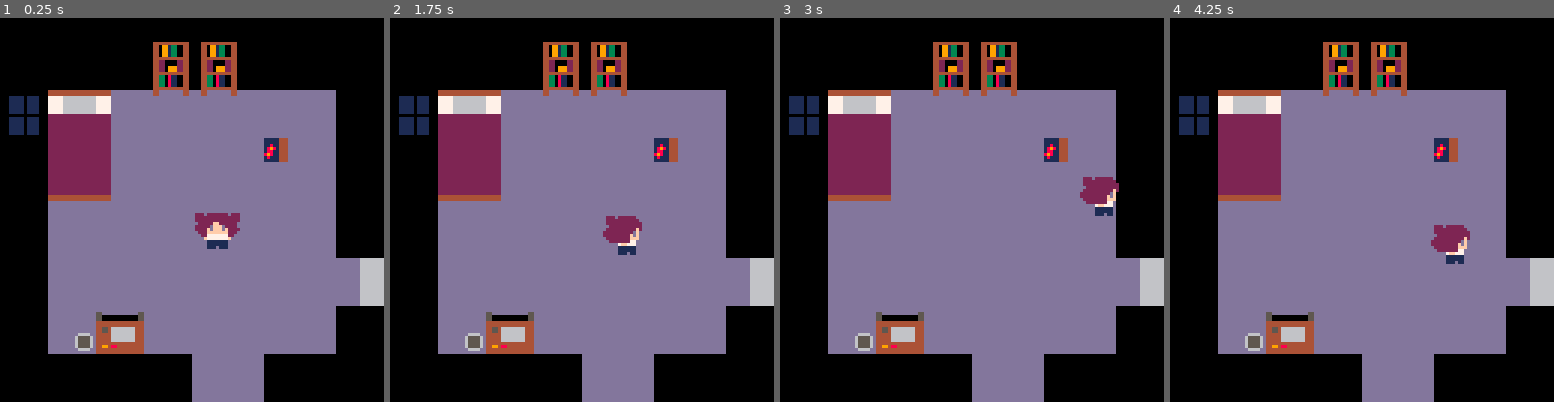
Above: before the commit, frames 1-4 (left to right).
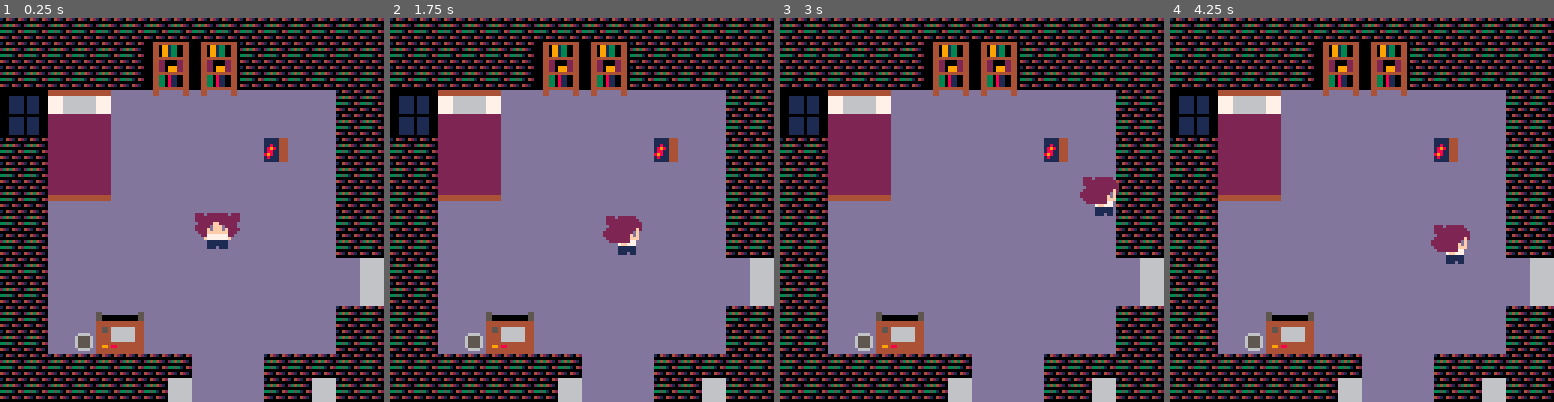
Above: after the commit, the same moments.

Repository: unyielding-snow/Texas-Game-Jam-2026
Game: PICO-8 cartridge main_scene.p8
Same seed, same stepped clock (60 frames per second), same inputs: the game is played once before the commit and once after it.
Inputs:
- Up to frame 1 (0.25 s): no input
- Up to frame 2 (1.75 s): tap O (Z key) at 0.7, 1.7 s; hold Right from 1.6 s (still down)
- Up to frame 3 (3 s): release Right at 2.1 s; tap O (Z key) at 2.1, 2.5, 2.9 s; hold Up 2.15-2.42 s; hold Right from 2.47 s (still down)
- Up to frame 4 (4.25 s): release Right at 3.03 s; hold Left 3.08-3.58 s; tap O (Z key) at 3.3, 3.7, 4.1 s; hold Down 3.63-3.97 s; hold Right from 4.02 s (still down)

The runs differ from the first frame. In frame 1, 17% of the frame differs, in the area x 0-100%, y 0-100%; in frame 2, 17%; in frame 3, 17%; in frame 4, 17%.

Commit message:
Update main_scene.p8

Diff:
--- a/main_scene.p8
+++ b/main_scene.p8
@@ -369,77 +369,77 @@
 0000010101010100010100000000000004000301040101010101000000000000000001010101030103010000000000000000010100000400000000000000000000000000000000000000000000000000000000000000000000000000000000000000000000000000000000000000000000000000000000000000000000000000
 0000000000000000000100000001000000000001000000000000000000000000000000000000000000010000000000000000000000000000010000000000000004040000000000000000000000000000040400000000000000000000000000000000000000000000000000000000000000000001000000000000000000000000
 __map__
-00000000000000000000000000000000000000000a0a0a0a0a0a000000000000000a0a0a0a0202020202020a0a0a0a0a0a0a0a0a02020a02020a0a0a0a0a0a0a00000000000000000000000000000000000000000000000000000000000000000000000000000000000000000000000000000000000000000000000000000000
-00000000000000000000000000000000000000000000000000000000000000000a0a0a0a0a0a02020202020a0a0a0a0a0a0a0a0a0a0a0202020a020a0a0a0a0a00000000000000000000000000000000000000000000000000000000000000000000000000000000000000000000000000000000000000000000000000000000
-00000000000000000000000000000000000000000000000000000000000000000a0a0a0a0a0a02020202020a0a0a0a0a0a0a020a0a010101020202020101010a00000000000000000000000000000000000000000000000000000000000000000000000000000000000000000000000000000000000000000000000000000000
-00000000000000000200000000000000000000000000000000000000000000000a0a0a0a0a0a02020202020a0a0a0a0a0a0a0a0a0a010101020202010101010100000000000000000000000000000000000000000000000000000000000000000000000000000000000000000000000000000000000000000000000000000000
-00000000000002020200000000000000000000000000000000000000000000000a0a0a0a0a0a0202020202360a0a0a0a0a0a020101010101010101010101010100000000000000000000000000000000000000000000000000000000000000000000000000000000000000000000000000000000000000000000000000000000
-00000000000002000202000000000000000000000000000000000000000000000a0a0a0a0a0a02020202020a0a0a0a0a0a0a020101010101010101010101010100000000000000000000000000000000000000000000000000000000000000000000000000000000000000000000000000000000000000000000000000000000
-00000000000002020200000000000000000000000000000000000000000000000a0a0a0a0a0a02020202020a0a0a0a0a0a0a020101010101010101010101010200000000000000000000000000000000000000000000000000000000000000000000000000000000000000000000000000000000000000000000000000000000
-00000000000000020202000000000000000000000000000000000000000000000a0a0a0a0a0a02020202020a0a0a0a0a0a0a0a0101010101c0c101010101010a00000000000000000000000000000000000000000000000000000000000000000000000000000000000000000000000000000000000000000000000000000000
-00000000000002000002000000000000000000000000000000000000000000000a0a0a0a0a0a02020202020a0a0a0a0a0a0a0a0a01010101d0d101010101020a00000000000000000000000000000000000000000000000000000000000000000000000000000000000000000000000000000000000000000000000000000000
-00000000000000020000000000000000000000000000000000000000000000000a0a0a0a0a0a02020202020a0a0a0a0a0a020a0201010101010101010101020a00000000000000000000000000000000000000000000000000000000000000000000000000000000000000000000000000000000000000000000000000000000
-00000000000000020200000000000000000000000000000000000000000000000a0a0a0a0a0a0202020a0a0a0a0a0a0a0a020202020101010101010101010a0a00000000000000000000000000000000000000000000000000000000000000000000000000000000000000000000000000000000000000000000000000000000
-00000000000000000000000000000000000000000000000000000000000000000a0a0a0a0a0a0a0a0a0a0a0a0a0a0a0a0a020202020201010101010101020a0200000000000000000000000000000000000000000000000000000000000000000000000000000000000000000000000000000000000000000000000000000000
-00000000000000000000000000000000000000000000000000000000000000000a0a0a0a0a0a0a0a0a0a0a0a0a0a0a0a0a0a02020202010101010101010a020a00000000000000000000000000000000000000000000000000000000000000000000000000000000000000000000000000000000000000000000000000000000
-00000000000000000000000000000000000000000000000000000000000000000a0a0a0a0a0a0a0a0a0a0a0a0a0a0a0a0a0a020a02020201010101010202020200000000000000000000000000000000000000000000000000000000000000000000000000000000000000000000000000000000000000000000000000000000
-00000000000000000000000000000000000000000000000000000000000000000a0a0a0a0a0a0a0a0a0a0a0a0a0a0a0a0a0a0a020202020201010102020a020a00000000000000000000000000000000000000000000000000000000000000000000000000000000000000000000000000000000000000000000000000000000
-00000000000000000000000000000000000000000000000000000000000000000a0a0a0a0a0a0a0a0a0a0a0a0a0a0a0a0a0a020202020a020101010a0a0a0a0a00000000000000000000000000000000000000000000000000000000000000000000000000000000000000000000000000000000000000000000000000000000
-000000000000000000000000000000005d5d5d5d5d5d5d5da9a9a9a9a9a9a9a9a90000000000000000000000000000000a0a0a0202020a0201a601020a02020a00000000000000000000000000000000000000000000000000000000000000000000000000000000000000000000000000000000000000000000000000000000
-000000000000000000000000000000005d5d5d5d5d5d17181718a9a9a9a9a9a9a90000000000000000000000000000000a0a020202020202a60101020202020a00000000000000000000000000000000000000000000000000000000000000000000000000000000000000000000000000000000000000000000000000000000
-000000000000000000000000000000005d5d5d5d5d5d27282728a9a9a9a9a9a9000000000000000000000000000000000a0a0a020a0a02020101010a0a0a0a0a00000000000000000000000000000000000000000000000000000000000000000000000000000000000000000000000000000000000000000000000000000000
-000000000000000000000000000000000829040506013738373801010101a9a9000000000000000000000000000000000a0a0a0202020202a601010a020a0a0a00000000000000000000000000000000000000000000000000000000000000000000000000000000000000000000000000000000000000000000000000000000
-000000000000000000000000000000000919151516010101010101010101a9a9000000000000000000000000000000000a0a0a0a0202020201a60102020a0a0a00000000000000000000000000000000000000000000000000000000000000000000000000000000000000000000000000000000000000000000000000000000
-00000000000000000000000000000000a9a9151516010101010101360101a9a9a90000000000000000000000000000000a0a0a0a0a2e0202010101021d0a0a0a00000000000000000000000000000000000001010100000000000000000000000000000000000000000000000000000000000000000000000000000000000000
-00000000000000000000000000000000a9a9151516010101010101010101a9a9a90000000000000000000000000000000a0a0a0a0a2e3d020101010d1d0a0a0a00000000000000000000000000000000000101010101000000000000000000000000000000000000000000000000000000000000000000000000000000000000
-00000000000000000000000000000000a9a9252526010101010101010101a9a9a90000000000000000000000000000000a0a0a0a0a2e3d0201a6010d1d0a0a0a00000000000000000000000000000000000101100101000000000000000000000000000000000000000000000000000000000000000000000000000000000000
-000000000000000000000000000000a9a9a9010101010101010101010101a9a9a90000000000000000000000000000000a0a0a0a0a2e3d020101010d1d0a0a0a00000000000000000000000000002100000101010101000000000000000000000000000000000000000000000000000000000000000000000000000000000000
-00000000000000000000000000000000a9a9010101010101010101010101a9a9a90000000000000000000000000000000a0a0a0a0a2e3d0201a6010d1d200a0a00000000213030310031313030213100000001010100000000000000000000000000000000000000000000000000000000000000000000000000000000000000
-00000000000000000000000000000000a9a90101010101010101010101010124000000110000000000000000000000000a0a0a0a0a2e3d02a601010d1d0a2f3f00303031300000000000000000000000000000000000000000000000000000000000000000000000000000000000000000000000000000000000000000000000
-00000000000000000000000000000000a9a90101010101010101010101010124000000000000000000000000000000000a0a0a0a0a2e3d020101010d1d0a0a0a00000000000000000000000000000000000000000000000000000000000000000000000000000000000000000000000000000000000000000000000000000000
-00000000000000000000000000000000a9a9010112130101010101010101a9a9000000000000000000000000000000000a0a0a0a0a2e3d020196010d1d0a0a0a00000000000000000000000000000000000000000000000000000000000000000000000000000000000000000000000000000000000000000000000000000000
-000000000000000000000000000000a9a9a9011422230101010101010101a9a9000000000000000000000000000000000a0a0a0a0a2e3d020196010d1d0a0a0a00000000000000000000000000000000000000000000000000000000000000000000000000000000000000000000000000000000000000000000000000000000
-000000000000000000000000000000a9a9a9a9a9a9a9a9a9010101a9a9a9a9a9000000000000000000000000000000000a0a0a0a0a2e3d020101010d1d0a0a0a00000000000000000000000000000000000000000000000000000000000000000000000000000000000000000000000000000000000000000000000000000000
-000000000000000000000000000000a9a9a9a9a9a9a9a9a9010101a9a9a9a9a9000000000000000000000000f3f300000a0a0a0a0a2e3d020101010d1d0a0a0a00000000000000000000000000000000000000000000000000000000000000000000000000000000000000000000000000000000000000000000000000000000
-…(42 lines of a section not shown)…
+0000000000000000000000000000000000000000000000000000000000000000000000000000000000000000000a0a0a0a0a0a0a02020a02020a0a0a0a0a0a0a00000000000000000000000000000000000000000000000000000000000000000000000000000000000000000000000000000000000000000000000000000000
+0000000000000000000000000000000000000000000000000000000000000000000000000000000000000000000a0a0a0a0a0a0a0a0a0202020a020a0a0a0a0a00000000000000000000000000000000000000000000000000000000000000000000000000000000000000000000000000000000000000000000000000000000
+0000000000000000000000000000000000000000000000000000000000000000000000000000000000000000000a0a0a0a0a020a0a010101020202020101010a00000000000000000000000000000000000000000000000000000000000000000000000000000000000000000000000000000000000000000000000000000000
+0000000000000000000000000000000000000000000000000000000000000000000000000000000000000000000a0a0a0a0a0a0a0a010101020202010101010100000000000000000000000000000000000000000000000000000000000000000000000000000000000000000000000000000000000000000000000000000000
+0000000000000000000000000000000000000000000000000000000000000000000000000000000000000000000a0a0a0a0a020101010101010101010101010100000000000000000000000000000000000000000000000000000000000000000000000000000000000000000000000000000000000000000000000000000000
+0000000000000000000000000000000000000000000000000000000000000000000000000000000000000000000a0a0a0a0a020101010101010101010101010100000000000000000000000000000000000000000000000000000000000000000000000000000000000000000000000000000000000000000000000000000000
+0000000000000000000000000000000000000000000000000000000000000000000000000000000000000000000a0a0a0a0a020101011101390139110101010200000000000000000000000000000000000000000000000000000000000000000000000000000000000000000000000000000000000000000000000000000000
+0000000000000000000000000000000000000000000000000000000000000000000000000000000000000000000a0a0a0a0a0a0101010101c0c139010101010a00000000000000000000000000000000000000000000000000000000000000000000000000000000000000000000000000000000000000000000000000000000
+0000000000000000000000000000000000000000000000000000000000000000000000000000000000000000000a0a0a0a0a0a0a01390139d0d101010101020a00000000000000000000000000000000000000000000000000000000000000000000000000000000000000000000000000000000000000000000000000000000
+0000000000000000000000000000000000000000000000000000000000000000000000000000000000000000000a0a0a0a020a0201010139011139011101020a00000000000000000000000000000000000000000000000000000000000000000000000000000000000000000000000000000000000000000000000000000000
+0000000000000000000000000000000000000000000000000000000000000000000000000000000000000000000a0a0a0a020202020101110101010101010a0a00000000000000000000000000000000000000000000000000000000000000000000000000000000000000000000000000000000000000000000000000000000
+0000000000000000000000000000000000000000000000000000000000000000000000000000000000000000000a0a0a0a020202020201010101010101020a0200000000000000000000000000000000000000000000000000000000000000000000000000000000000000000000000000000000000000000000000000000000
+0000000000000000000000000000000000000000000000000000000000000000000000000000000000000000000a0a0a0a0a02020202010101010101010a020a00000000000000000000000000000000000000000000000000000000000000000000000000000000000000000000000000000000000000000000000000000000
+0000000000000000000000000000000000000000000000000000000000000000000000000000000000000000000a0a0a0a0a020a02020201010101010202020200000000000000000000000000000000000000000000000000000000000000000000000000000000000000000000000000000000000000000000000000000000
+0000000000000000000000000000000000000000000000000000000000000000000000000000000000000000000a0a0a0a0a0a020202020101010102020a020a00000000000000000000000000000000000000000000000000000000000000000000000000000000000000000000000000000000000000000000000000000000
+0000000000000000000000000000000000000000000000000000000000000000000000000000000000000000000a0a0a0a0a020202020a020101010a0a0a0a0a00000000000000000000000000000000000000000000000000000000000000000000000000000000000000000000000000000000000000000000000000000000
+000000000000000000000000000000a9a9a9a9a9a9a9a9a9a9a9a9a9a9a9a9a9a90000000000000000000000000000000a0a0a0202020a02013901020a02020a00000000000000000000000000000000000000000000000000000000000000000000000000000000000000000000000000000000000000000000000000000000
+000000000000000000000000000000a9a9a9a9a9a9a917181718a9a9a9a9a9a9a90000000000000000000000000000000a0a020202020202030101020202020a00000000000000000000000000000000000000000000000000000000000000000000000000000000000000000000000000000000000000000000000000000000
+000000000000000000000000000000a9a9a9a9a9a9a927282728a9a9a9a9a9a9000000000000000000000000000000000a0a0a020a0a02020101010a0a0a0a0a00000000000000000000000000000000000000000000000000000000000000000000000000000000000000000000000000000000000000000000000000000000
+000000000000000000000000000000a90829040506013738373801010101a9a9000000000000000000000000000000000a0a0a02020201023901010a010a0a0a00000000000000000000000000000000000000000000000000000000000000000000000000000000000000000000000000000000000000000000000000000000
+000000000000000000000000000000a90919151516010101010101010101a9a9000000000000000000000000000000000a0a0a0a0202020101030102020a0a0a00000000000000000000000000000000000000000000000000000000000000000000000000000000000000000000000000000000000000000000000000000000
+000000000000000000000000000000a9a9a9151516010101010101360101a9a9a90000000000000000000000000000000a0a0a0a0a2e0201010101021d0a0a0a00000000000000000000000000000000000001010100000000000000000000000000000000000000000000000000000000000000000000000000000000000000
+000000000000000000000000000000a9a9a9151516010101010101010101a9a9a90000000000000000000000000000000a0a0a0a0a2e3d010101010d1d0a0a0a00000000000000000000000000000000000101010101000000000000000000000000000000000000000000000000000000000000000000000000000000000000
+000000000000000000000000000000a9a9a9252526010101010101010101a9a9a90000000000000000000000000000000a0a0a0a0a2e3d010139010d1d0a0a0a00000000000000000000000000000000000101100101000000000000000000000000000000000000000000000000000000000000000000000000000000000000
+000000000000000000000000000000a9a9a9010101010101010101010101a9a9a90000000000000000000000000000000a0a0a0a0a2e3d010101010d1d0a0a0a00000000000000000000000000002100000101010101000000000000000000000000000000000000000000000000000000000000000000000000000000000000
+000000000000000000000000000000a9a9a9010101010101010101010101a9a9a90000000000000000000000000000000a0a0a0a0a2e3d010103010d1d200a0a00000000213030310031313030213100000001010100000000000000000000000000000000000000000000000000000000000000000000000000000000000000
+000000000000000000000000000000a9a9a90101010101010101010101010124000000110000000000000000000000000a0a0a0a0a2e3d010101010d1d0a0a3f00303031300000000000000000000000000000000000000000000000000000000000000000000000000000000000000000000000000000000000000000000000
+000000000000000000000000000000a9a9a90101010101010101010101010124000000000000000000000000000000000a0a0a0a0a2e3d010101010d1d0a0a0a00000000000000000000000000000000000000000000000000000000000000000000000000000000000000000000000000000000000000000000000000000000
+000000000000000000000000000000a9a9a9010112130101010101010101a9a9000000000000000000000000000000000a0a0a0a0a2e3d010101010d1d0a0a0a00000000000000000000000000000000000000000000000000000000000000000000000000000000000000000000000000000000000000000000000000000000
+000000000000000000000000000000a9a9a9011422230101010101010101a9a9000000000000000000000000000000000a0a0a0a0a2e3d010139010d1d0a0a0a00000000000000000000000000000000000000000000000000000000000000000000000000000000000000000000000000000000000000000000000000000000
+000000000000000000000000000000a9a9a9a9a9a9a9a9a9010101a9a9a9a9a9000000000000000000000000000000000a0a0a0a0a2e3d010101010d1d0a0a0a00000000000000000000000000000000000000000000000000000000000000000000000000000000000000000000000000000000000000000000000000000000
+000000000000000000000000000000a9a9a9a9a9a9a9a924010101a9a924a9a90a0a0a0a0a0a0a0a0a0a0a0a0af30a0a0a0a0a0a0a2e3d010101010d1d0a0a0a00000000000000000000000000000000000000000000000000000000000000000000000000000000000000000000000000000000000000000000000000000000
+…(42 lines of a section not shown)…
Not shown, changed: 80 lines of the sprite sheet (__gfx__) section of main_scene.p8
